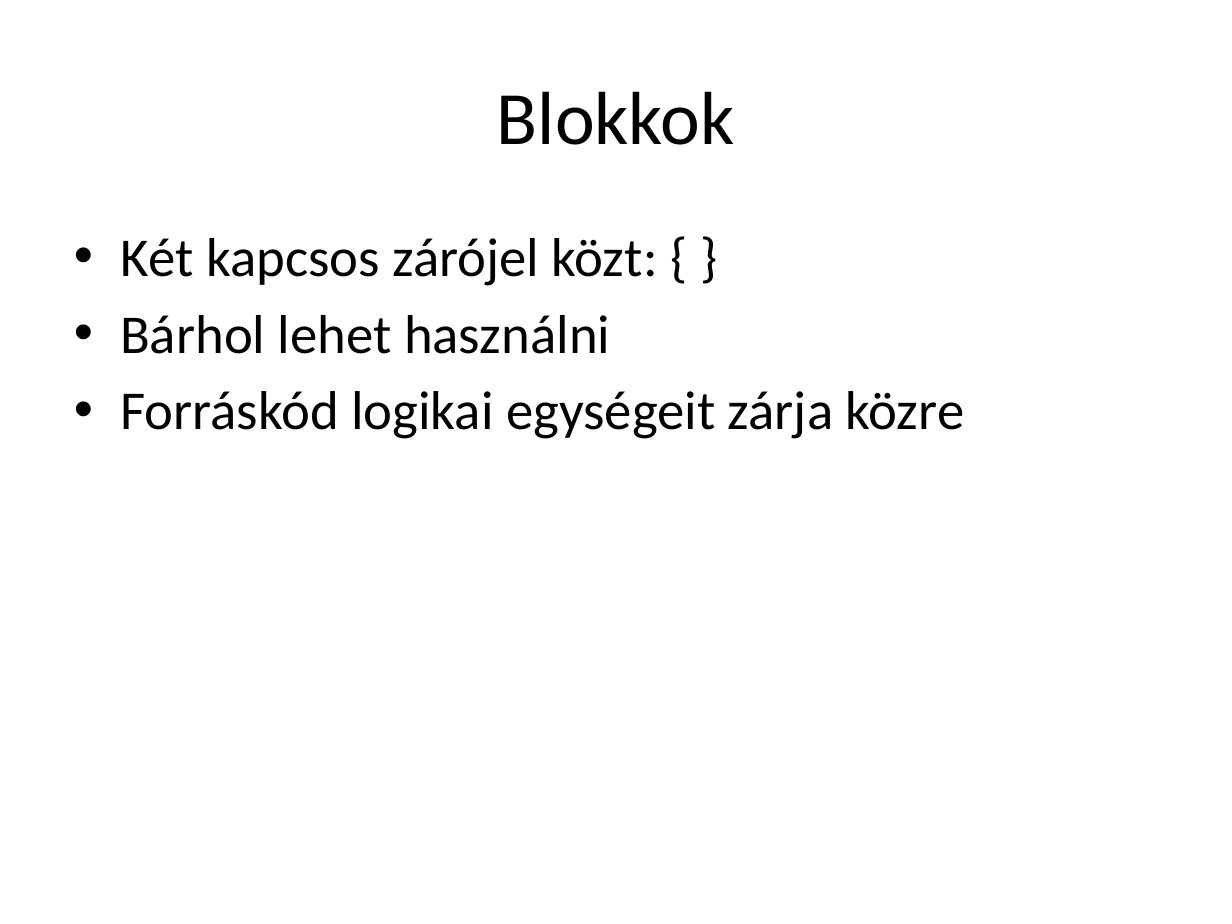
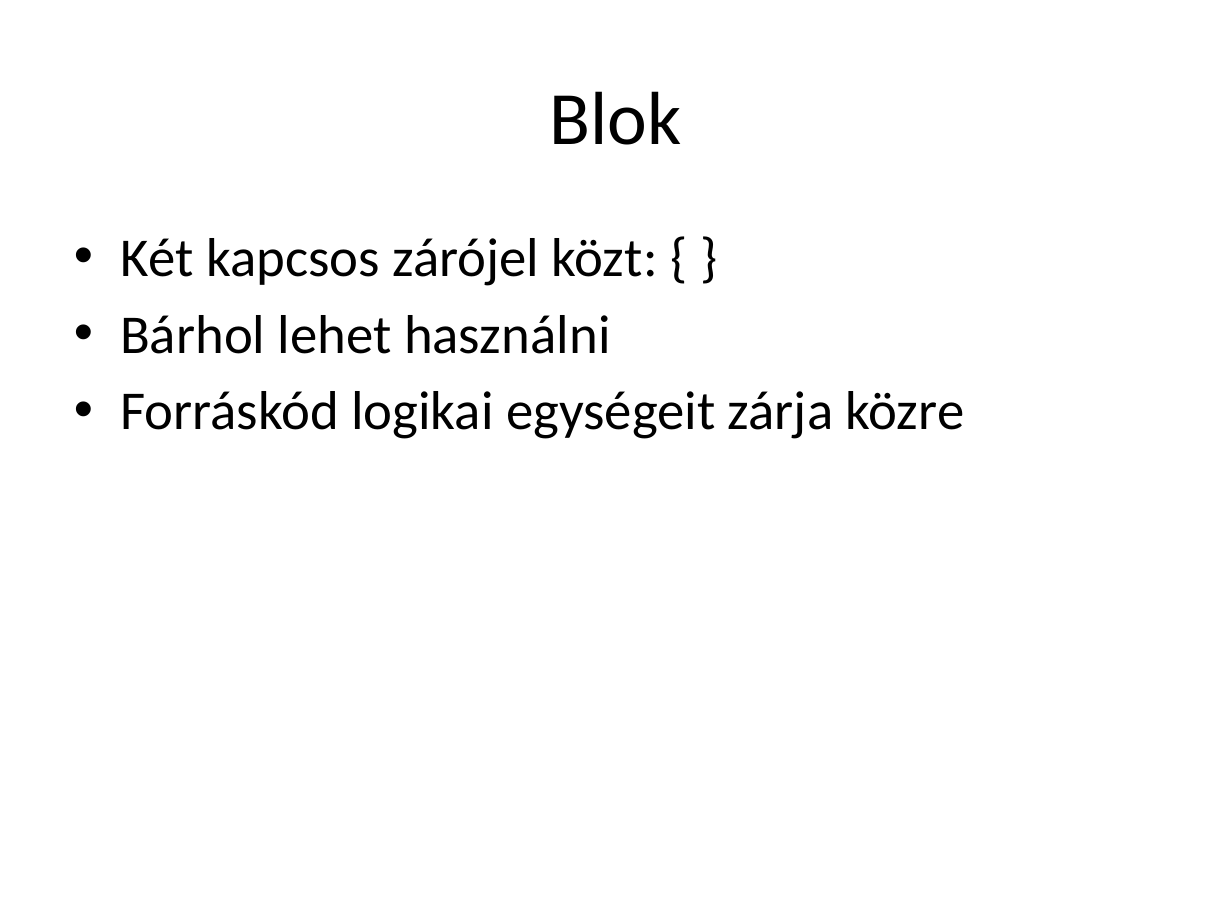
Before and after one commit to lajthabalazs/arduino, a slide deck: slide 15 of class/Arduino-cpp.pptx (slide 3 before the commit). Drawn at 1232x924 pixels with LibreOffice and Linux fonts; fonts in the diff are those of the drawing. Boxes give left, top, right and bottom in pixels: in the first picture for what was removed or moved away, otherwise in the second. Text is boxed around its words. In the diff, an @@ line names an element or a change of style, - is before the commit and + after.

```diff
--- a/class/Arduino-cpp.pptx
+++ b/class/Arduino-cpp.pptx
@@ title at (550,91,682,145): text changed @@
-Blokkok
+Blok
```
Also in this commit, not shown: 11 other slides changed, 24 slides added, 1 slide removed, 1 other file.
